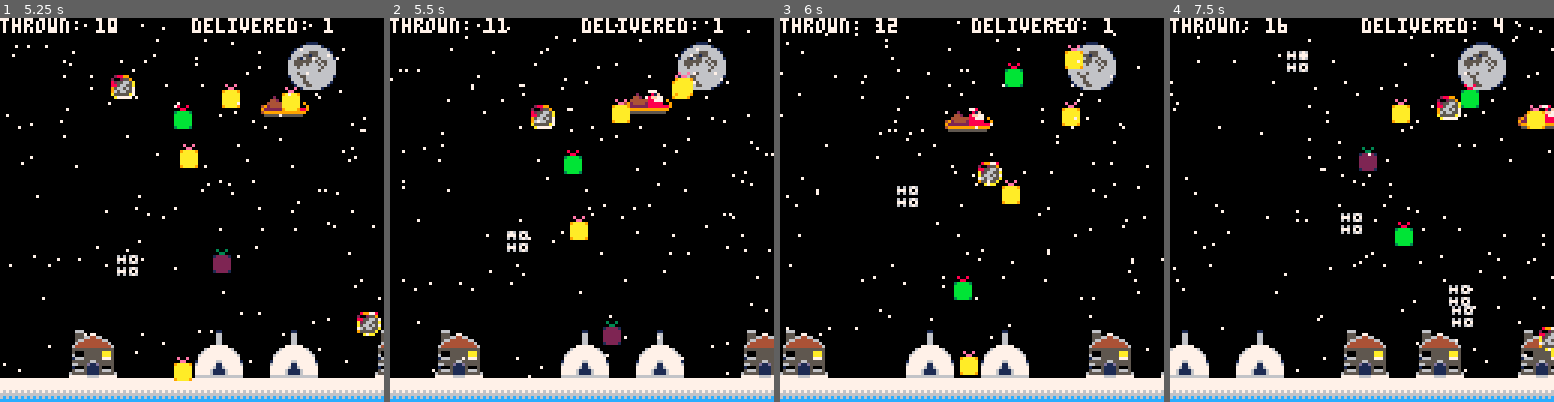
Above: before the commit, frames 1-4 (left to right).
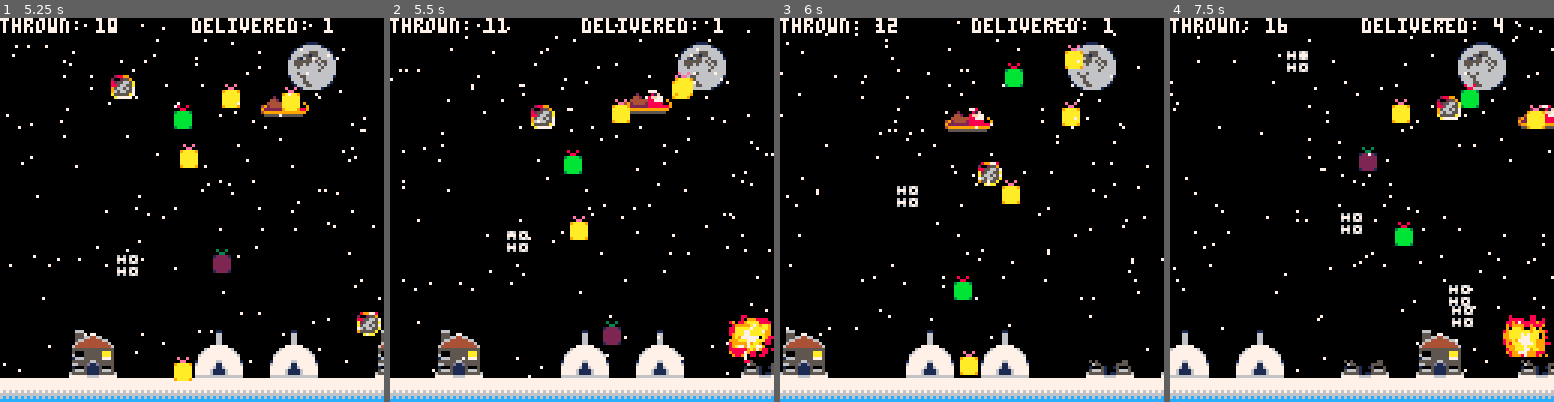
Above: after the commit, the same moments.

Repository: samadd/LastChristmas
Game: PICO-8 cartridge last-christmas.p8
Same seed, same stepped clock (60 frames per second), same inputs: the game is played once before the commit and once after it.
Inputs:
- Up to frame 1 (5.25 s): tap O (Z key) at 0.7, 1.7, 2.1, 2.5, 2.9, 3.3, 3.7, 4.1, 4.5, 4.9 s; hold Right 1.6-2.1 s; hold Up 2.15-2.42 s; hold Right 2.47-3.03 s; hold Left 3.08-3.58 s; hold Down 3.63-3.97 s; hold Right 4.02-4.68 s; hold Up 4.73-5.03 s; hold Left from 5.08 s (still down)
- Up to frame 2 (5.5 s): keep holding Left; tap O (Z key) at 5.3 s
- Up to frame 3 (6 s): release Left at 5.68 s; tap O (Z key) at 5.7 s; hold Down from 5.73 s (still down)
- Up to frame 4 (7.5 s): release Down at 6.03 s; hold Right 6.08-6.58 s; tap O (Z key) every 0.4 s from 6.1 to 7.3 s; hold Right 6.63-7.13 s; hold Up 7.18-7.45 s

Frame 1 is identical in both runs. In frame 2, 1.3% of the frame differs, in the area x 88-100%, y 77-93%; in frame 3, 0.8%; in frame 4, 2.2%, in the area x 45-100%, y 77-93%.

Commit message:
Explosions!

Diff:
--- a/last-christmas.p8
+++ b/last-christmas.p8
@@ -3,9 +3,9 @@
 __lua__
 
 house_types = {
-  {states = {default = {33}}, width = 2, height = 2},
-  {states = {default = {35}}, width = 2, height = 2},
-  {states = {default = {8}}, width = 1, height = 3}
+  {states = {default = {33}, destroyed = {53}}, width = 2, height = 2},
+  {states = {default = {35}, destroyed = {51}}, width = 2, height = 2},
+  {states = {default = {8}, destroyed = {40}}, width = 1, height = 3}
 }
 
 effect_types = {
@@ -99,6 +99,23 @@
   return h
 end
 
+function make_explosion(source)
+  local e = {}
+  e.x = source.x
+  e.y = source.y
+  e.width = 2
+  e.height = 2
+  e.state = {9,9,9,11,11,11,13,13,13,41,41,41,43,43,43,45,45,45}
+  e.tick = 1
+  return e
+end
+
+function hit_house(house)
+  house.height = 1
+  house.y = 112
+  house.state = house.states.destroyed
+end
+
 function update_present(p)
   p.v = min(p.v + p.acc, p.max_v)
   p.y = p.y + p.v
@@ -136,6 +153,12 @@
     meteor.x += meteor.vx
     meteor.y += meteor.vy
     if meteor.x > 128 or meteor.y > 120 then del(meteor_state.meteors, meteor) end
+    local house_hit = has_hit_chimney(meteor)
+    if house_hit != false then
+      hit_house(house_hit)
+      add(explosions, make_explosion(meteor))
+      del(meteor_state.meteors, meteor)
+    end
   end
   local make_new = rnd(100) > 95
   if make_new and meteor_state.since_last > meteor_state.rate then
@@ -148,6 +171,13 @@
   e.y = e.y + e.vy
   e.x = e.x + e.vx
   if e.y < -8 or e.y > 128 or e.x < -8 or e.y > 128 then del(effects, e) end
+end
+
+function update_explosion(e)
+  e.x -= house_state.speed
+  if e.tick > #e.state then
+    del(explosions, e)
+  end
 end
 
 function update_santa(l, r, u, d, f)
@@ -244,6 +274,7 @@
   snow = {}
   presents = {}
   effects = {}
+  explosions = {}
   meteor_state = {meteors = {}, since_last = 0, rate = 30}
   house_state = {houses = {}, since_last = 0, speed = 1, selector = house_selector[1]}
   _draw = draw_game
@@ -258,6 +289,7 @@
   foreach(presents, draw_entity)
   foreach(house_state.houses, draw_entity)
   foreach(meteor_state.meteors, draw_entity)
+  foreach(explosions, draw_entity)
   foreach(effects, draw_entity)
   draw_snow()
   hud()
@@ -269,6 +301,7 @@
   update_meteors()
   foreach(presents, update_present)
   foreach(effects, update_effect)
+  foreach(explosions, update_explosion)
   update_snow()
 end
 __gfx__
@@ -298,12 +331,12 @@
 0122221005000555555aaa5000677777777776000a77777000a7aa000000000077777777008977077aa709090000aa055000088905550000050500a000000000
 7777777706000555555aaa5006777777777777600000000000000000000000000000000009a9aa7a70aa07aa558000a05000000000005055500555a000000000
 77777777016665555557775007777777777777700000000000000000000000000000000089a99a07777a997a5589aaa7987aa500009a00055500005000000000
-77777777055555566555555017777776677777710000000000000000000000000000000009990a0a7788099a509a0a00880005aa008500005500000000000000
-77777777066555d11d5555506777777117777776000000000000000000000000000000000990000a07088999089aa900500009a9050000055000000000000000
-7676767601000511115000507777776116777777000000000000000000000000000000000800900a0080808898aa900000050899000aa0005009980000000000
-666666660566651111566650777776111167777700000000000000000000000000000000099000007808808099a990800005055900890005500aa09000000000
-6c6c6c6c655555111155555677777611116777770000000000000000000000000000000000899000000000080aa9980000000889058900000000a00000000000
-cccccccc777777666677777766666666666666660000000000000000000000000000000000800008000000000a80080000000000050000000000000000000000
+77777777055555566555555017777776677777710505000000005500000000000000000009990a0a7788099a509a0a00880005aa008500005500000000000000
+77777777066555d11d5555506777777117777776006550000055550000000000000000000990000a07088999089aa900500009a9050000055000000000000000
+7676767601000511115000507777776116777777010005100150005000000000000000000800900a0080808898aa900000050899000aa0005009980000000000
+666666660566651111566650777776111167777705666510005666500000000000000000099000007808808099a990800005055900890005500aa09000000000
+6c6c6c6c655555111155555677777611116777776555551011555556000000000000000000899000000000080aa9980000000889058900000000a00000000000
+cccccccc777777666677777766666666666666667777776666777777000000000000000000800008000000000a80080000000000050000000000000000000000
 __map__
 0000000000000000000000000000000000000000000000000000000000000000000000000000000000000000000000000000000000000000000000000000000000000000000000000000000000000000000000000000000000000000000000000000000000000000000000000000000000000000000000000000000000000000
 0000000000000000000000000607000000000000000000000000000000000000000000000000000000000000000000000000000000000000000000000000000000000000000000000000000000000000000000000000000000000000000000000000000000000000000000000000000000000000000000000000000000000000
